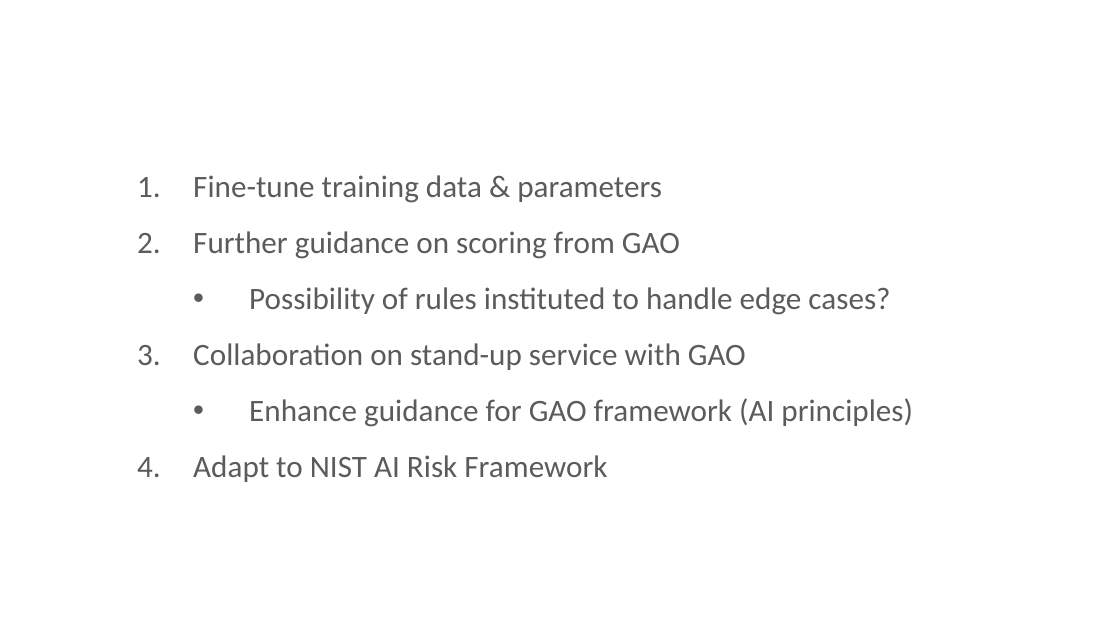
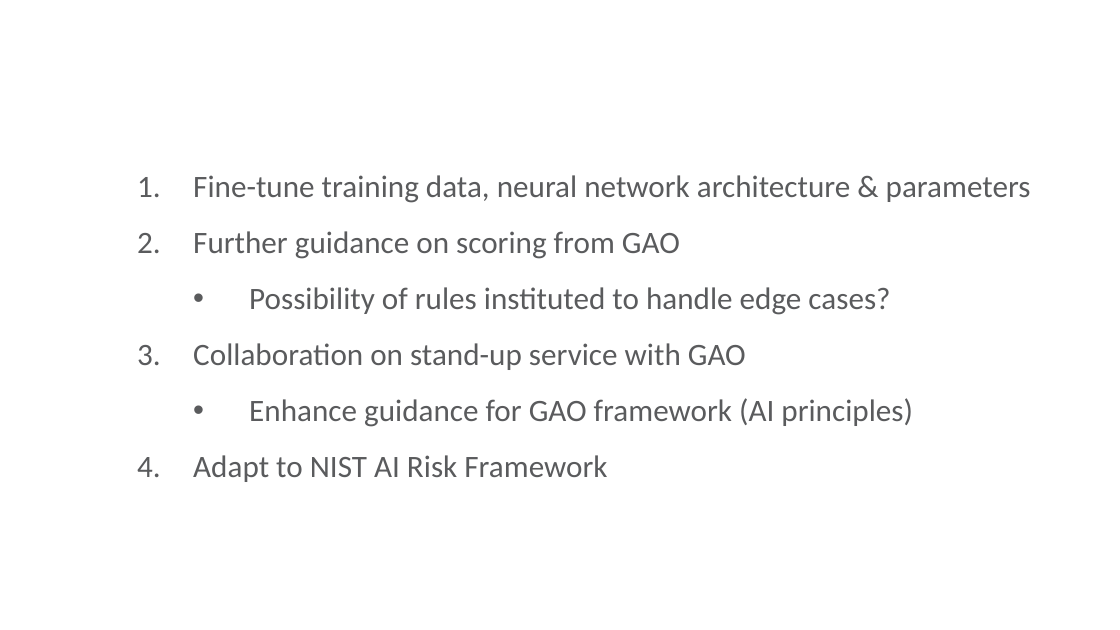
Before and after one commit to ethanmoscot/gao-ai, a slide deck: slide 13 of doc/gao_ai_proposal.pptx. Drawn at 1120x630 pixels with LibreOffice and Linux fonts; fonts in the diff are those of the drawing; background and template pictures are left out. Boxes give left, top, right and bottom in pixels: in the first picture for what was removed or moved away, otherwise in the second. Text is boxed around its words. In the diff, an @@ line names an element or a change of style, - is before the commit and + after.

```diff
--- a/doc/gao_ai_proposal.pptx
+++ b/doc/gao_ai_proposal.pptx
@@ text at (x1=193, y1=175, x2=1031, y2=203): text changed @@
-1. Fine-tune training data & parameters
+1. Fine-tune training data, neural network architecture & parameters
```
Also in this commit, not shown: 7 other slides changed.
